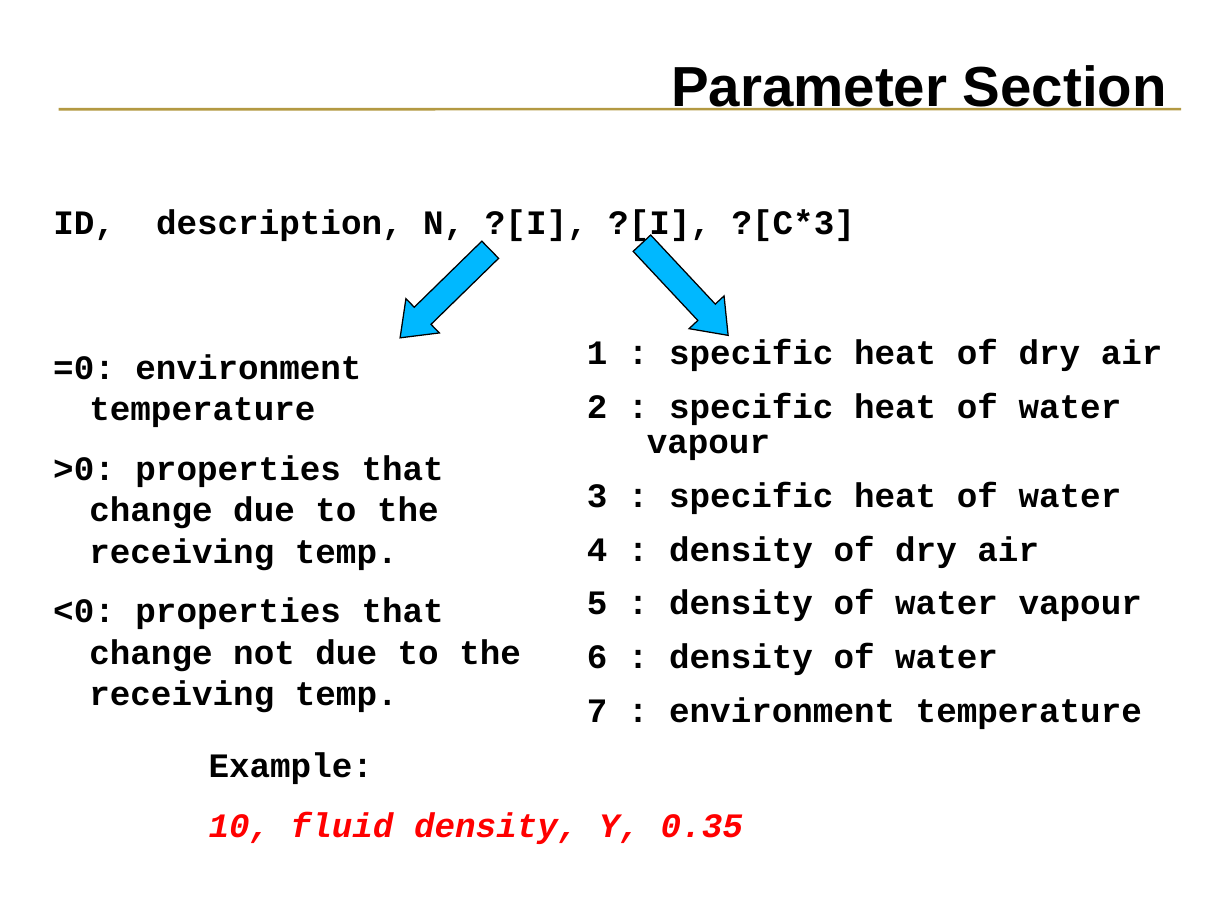
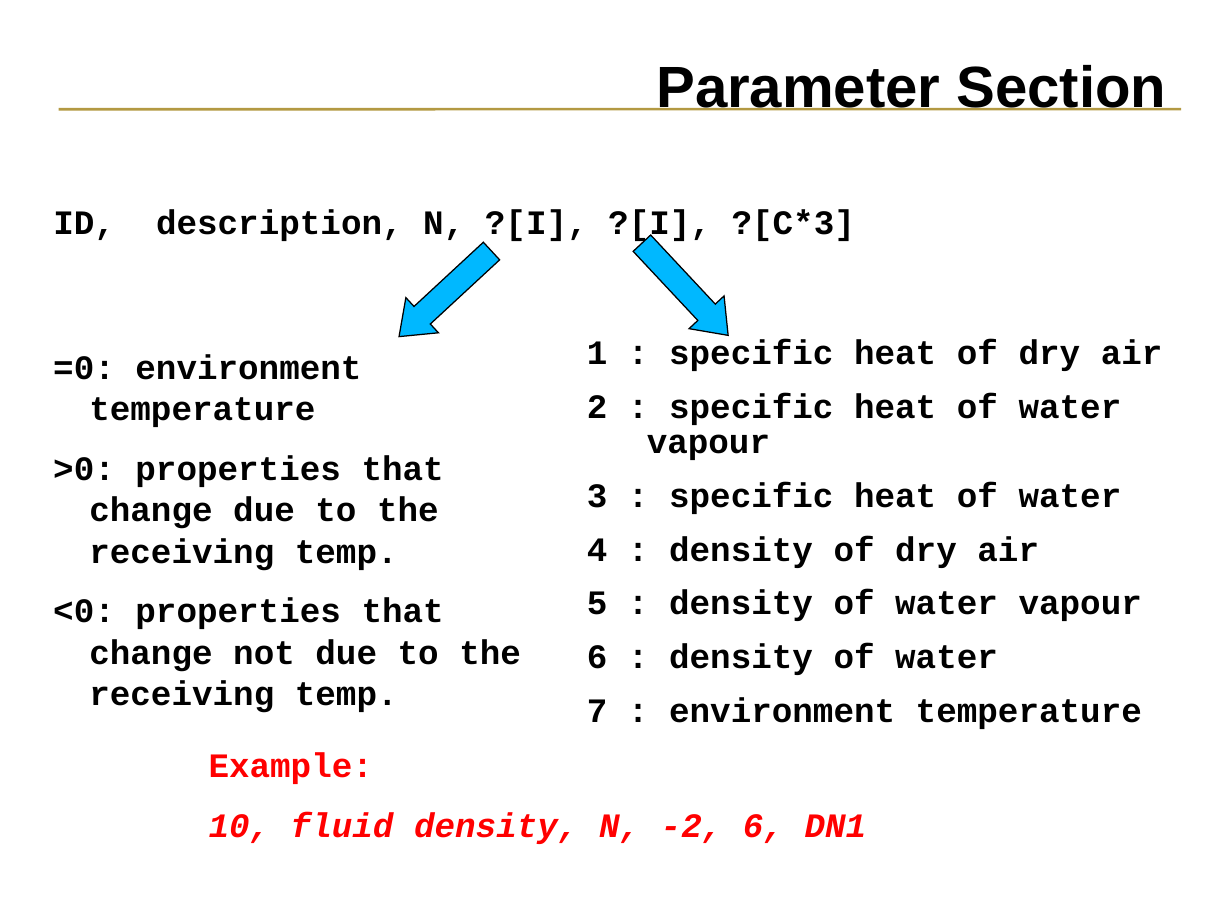
Before and after one commit to ESP-rCommunity/ESPrExtras, a slide deck: slide 29 of training/NRCan_course_materials/trnsys_coupling/trnsys_coupling.ppt. Drawn at 1232x924 pixels with LibreOffice and Linux fonts; fonts in the diff are those of the drawing. Boxes give left, top, right and bottom in pixels: in the first picture for what was removed or moved away, otherwise in the second. Text is boxed around its words. In the diff, an @@ line names an element or a change of style, - is before the commit and + after.

```diff
--- a/training/NRCan_course_materials/trnsys_coupling/trnsys_coupling.ppt
+++ b/training/NRCan_course_materials/trnsys_coupling/trnsys_coupling.ppt
@@ title "Parameter Section" at box(656, 65, 1167, 111): size 33 to 34 pt @@
@@ right arrow at box(382, 234, 507, 354): rotation 135 to 137 degrees @@
@@ text at box(209, 752, 373, 784): text colour #000000 to #FF0000 in "Example:" @@
@@ text at box(209, 812, 867, 844): text changed @@
-10, fluid density, Y, 0.35
+10, fluid density, N, -2, 6, DN1
```
Also in this commit, not shown: 32 other slides changed, 11 slides added, 5 other files.
